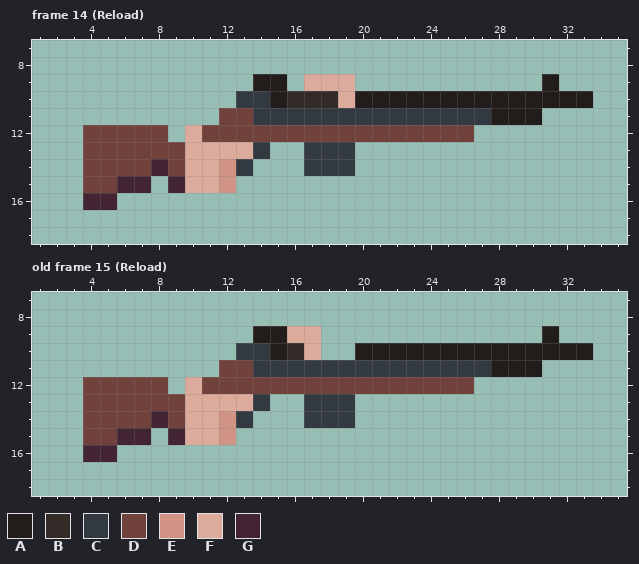
A pixel-art file gets an edit: assets/weapons/M14.ase. This is how it looked before the edit.
48x24 pixels, 17 frames. Shown: frame 14 (Reload): x 1..35, y 7..18; old frame 15 (Reload): x 1..35, y 7..18. The commit also changed other frames, which this record leaves out.
Visible layers, top first: "Hands", "Weapon".
Palette (. is transparent): A #221c1a  B #322b28  C #333941  D #71413b  E #d19384  F #dcab9b  G #422433
Pixels before, frame 14 (Reload), first column x 4:
 9 ..........AA.FFF...........A..
10 .........CCABBBFAAAAAAAAAAAAAA
11 ........DDCCCCCCCCCCCCCCAAA...
12 DDDDD.FDDDDDDDDDDDDDDDD.......
13 DDDDDDFFFFC..CCC..............
14 DDDDGDFFEC...CCC..............
15 DDGG.GFFE.....................
16 GG............................
Pixels before, old frame 15 (Reload), first column x 4:
 9 ..........AAFF.............A..
10 .........CCABF..AAAAAAAAAAAAAA
11 ........DDCCCCCCCCCCCCCCAAA...
12 DDDDD.FDDDDDDDDDDDDDDDD.......
13 DDDDDDFFFFC..CCC..............
14 DDDDGDFFEC...CCC..............
15 DDGG.GFFE.....................
16 GG............................
Now the later version:
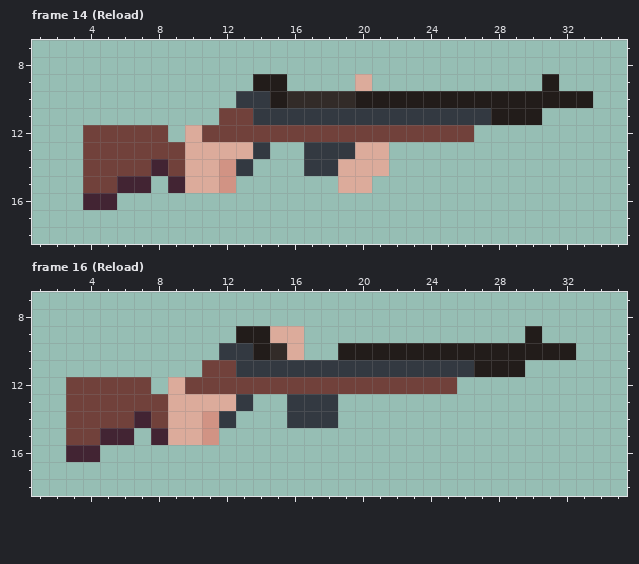
A new or re-ordered frame is compared with the old frame closest to it.
Diff:
{"change": "frames 17 -> 19"}
{"where": "frame 14 (Reload), layer \"Hands\""}
{"frame":14,"y":9,"x":17,"old":"FFF.","new":"...F"}
{"frame":14,"y":10,"x":19,"old":"F","new":"B"}
{"frame":14,"y":13,"x":20,"old":"..","new":"FF"}
{"frame":14,"y":14,"x":19,"old":"C..","new":"FFF"}
{"frame":14,"y":15,"x":19,"old":"..","new":"FF"}
{"where": "frame 16 (Reload) is new; against old frame 15 (Reload), layers \"Hands\", \"Weapon\""}
{"frame":16,"y":9,"x":13,"old":".","new":"A"}
{"frame":16,"y":9,"x":15,"old":"A","new":"F"}
{"frame":16,"y":9,"x":17,"old":"F","new":"."}
{"frame":16,"y":9,"x":30,"old":".A","new":"A."}
{"frame":16,"y":10,"x":12,"old":".","new":"C"}
{"frame":16,"y":10,"x":14,"old":"CABF","new":"ABF."}
{"frame":16,"y":10,"x":19,"old":".","new":"A"}
{"frame":16,"y":10,"x":33,"old":"A","new":"."}
{"frame":16,"y":11,"x":11,"old":".","new":"D"}
{"frame":16,"y":11,"x":13,"old":"D","new":"C"}
{"frame":16,"y":11,"x":27,"old":"C","new":"A"}
{"frame":16,"y":11,"x":30,"old":"A","new":"."}
{"frame":16,"y":12,"x":3,"old":".","new":"D"}
{"frame":16,"y":12,"x":8,"old":"D.F","new":".FD"}
{"frame":16,"y":12,"x":26,"old":"D","new":"."}
{"frame":16,"y":13,"x":3,"old":".","new":"D"}
{"frame":16,"y":13,"x":9,"old":"D","new":"F"}
{"frame":16,"y":13,"x":13,"old":"FC","new":"C."}
{"frame":16,"y":13,"x":16,"old":".","new":"C"}
{"frame":16,"y":13,"x":19,"old":"C","new":"."}
{"frame":16,"y":14,"x":3,"old":".","new":"D"}
{"frame":16,"y":14,"x":7,"old":"DGD","new":"GDF"}
{"frame":16,"y":14,"x":11,"old":"FEC","new":"EC."}
{"frame":16,"y":14,"x":16,"old":".","new":"C"}
{"frame":16,"y":14,"x":19,"old":"C","new":"."}
{"frame":16,"y":15,"x":3,"old":".","new":"D"}
{"frame":16,"y":15,"x":5,"old":"D","new":"G"}
{"frame":16,"y":15,"x":7,"old":"G.G","new":".GF"}
{"frame":16,"y":15,"x":11,"old":"FE","new":"E."}
{"frame":16,"y":16,"x":3,"old":".","new":"G"}
{"frame":16,"y":16,"x":5,"old":"G","new":"."}
{"label":"changed","picture_box":[304,74,389,193]}
{"label":"changed","picture_box":[66,326,355,462]}
{"label":"changed","picture_box":[457,326,593,394]}
